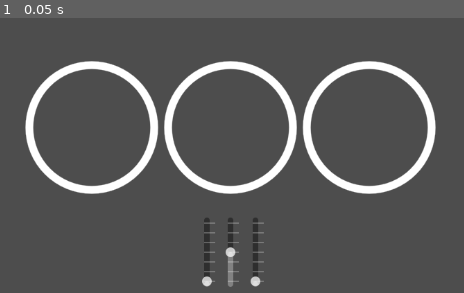
Above: before the commit, frame 1.
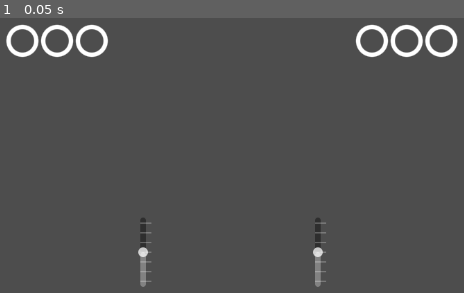
Above: after the commit, the same moment.

Repository: Creatures-5/loco-generator
Game: Godot game, scene res://generated_result.tscn
Same seed, same stepped clock (60 frames per second), same inputs: the game is played once before the commit and once after it. The project has no main scene, so this scene is started directly.
Inputs:
- Up to frame 1 (0.05 s): no input

The runs differ from the first frame. In frame 1, 12% of the frame differs, in the area x 1-99%, y 2-98%.

Commit message:
removed previous lead/drive/trailing wheel concept, switched to individual bogies via containers

Diff:
--- a/generated_result.gd
+++ /dev/null
@@ -1,16 +0,0 @@
-extends Node2D
-
-var axl_num: int = 3
-
-func _ready() -> void:
-	pass
-
-func _draw():
-	#wheel generation
-	for i in range (0,axl_num):
-		var x_pos = i*200 - (axl_num - 1) * 100
-		draw_circle(Vector2(x_pos, 0), 90, Color("FFFFFF"), false, 10.0, true)
-
-func _axl_slider_update(value: int) -> void:
-	axl_num = value
-	queue_redraw()
--- a/generated_result.tscn
+++ b/generated_result.tscn
@@ -1,9 +1,8 @@
 [gd_scene load_steps=2 format=3 uid="uid://dmykkxhuuut0p"]
 
-[ext_resource type="Script" path="res://generated_result.gd" id="1_1ujgb"]
+[ext_resource type="Script" path="res://wheel_gen.gd" id="1_1ujgb"]
 
 [node name="Node2D" type="Node2D"]
-script = ExtResource("1_1ujgb")
 
 [node name="Camera2D" type="Camera2D" parent="."]
 
@@ -23,25 +22,27 @@
 size_flags_horizontal = 4
 size_flags_vertical = 4
 
-[node name="LeadWheelSlider" type="VSlider" parent="Control"]
+[node name="BogeyContainer" type="BoxContainer" parent="Control"]
 layout_mode = 1
 anchors_preset = 8
 anchor_left = 0.5
 anchor_top = 0.5
 anchor_right = 0.5
 anchor_bottom = 0.5
-offset_left = -42.0
-offset_top = 130.0
-offset_right = -26.0
-offset_bottom = 230.0
+offset_left = -250.0
+offset_top = -125.0
+offset_right = 250.0
+offset_bottom = 125.0
 grow_horizontal = 2
 grow_vertical = 2
-max_value = 6.0
-rounded = true
-tick_count = 7
-ticks_on_borders = true
+alignment = 1
 
-[node name="DriveWheelSlider" type="VSlider" parent="Control"]
+[node name="Bogey2" type="Control" parent="Control/BogeyContainer"]
+layout_mode = 2
+size_flags_horizontal = 3
+script = ExtResource("1_1ujgb")
+
+[node name="AxlSlider" type="VSlider" parent="Control/BogeyContainer/Bogey2"]
 layout_mode = 1
 anchors_preset = 8
 anchor_left = 0.5
@@ -60,22 +61,29 @@
 tick_count = 7
 ticks_on_borders = true
 
-[node name="TrailWheelSlider" type="VSlider" parent="Control"]
+[node name="Bogey1" type="Control" parent="Control/BogeyContainer"]
+layout_mode = 2
+size_flags_horizontal = 3
+script = ExtResource("1_1ujgb")
+
+[node name="AxlSlider" type="VSlider" parent="Control/BogeyContainer/Bogey1"]
 layout_mode = 1
 anchors_preset = 8
 anchor_left = 0.5
 anchor_top = 0.5
 anchor_right = 0.5
 anchor_bottom = 0.5
-offset_left = 28.0
+offset_left = -8.0
 offset_top = 130.0
-offset_right = 44.0
+offset_right = 8.0
 offset_bottom = 230.0
 grow_horizontal = 2
 grow_vertical = 2
 max_value = 6.0
+value = 3.0
 rounded = true
 tick_count = 7
 ticks_on_borders = true
 
-[connection signal="value_changed" from="Control/DriveWheelSlider" to="." method="_axl_slider_update"]
+[connection signal="value_changed" from="Control/BogeyContainer/Bogey2/AxlSlider" to="Control/BogeyContainer/Bogey2" method="_axl_slider_update"]
+[connection signal="value_changed" from="Control/BogeyContainer/Bogey1/AxlSlider" to="Control/BogeyContainer/Bogey1" method="_axl_slider_update"]
--- /dev/null
+++ b/wheel_gen.gd
@@ -0,0 +1,24 @@
+extends Control
+
+var axl_num: int = 3
+var wheel_scale: float = 50
+
+func _ready() -> void:
+	pass
+
+func _draw():
+	#wheel generation
+	for i in range (0,axl_num):
+		var x_pos = position.x + (i*wheel_scale - (axl_num - 1) * (wheel_scale/2))
+		draw_circle(
+			Vector2(x_pos, 0), #position
+			wheel_scale/2.5, #radius
+			Color("FFFFFF"), #color
+			false, #fill
+			5.0, #line width
+			true #anti-aliasing
+		)
+
+func _axl_slider_update(value: int) -> void:
+	axl_num = value
+	queue_redraw()
